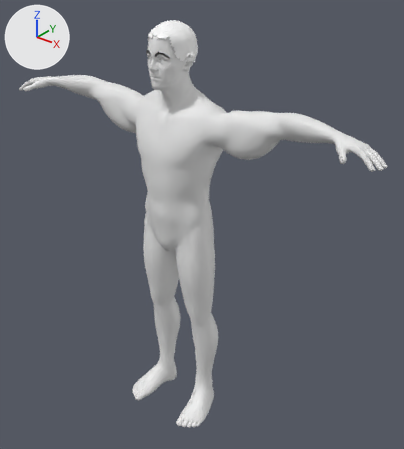
The glTF model src/assets/source/parts/body_realistic.glb: old version first, new version second.
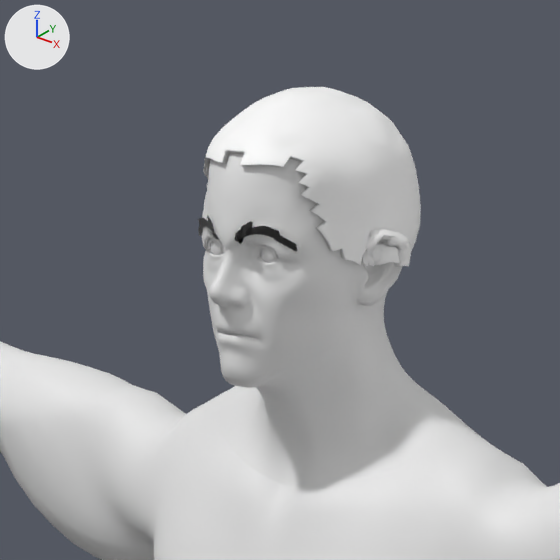
Old and new are each drawn whole from a camera (50 mm lens) standing at (1.476, -1.694, 2.042) and looking at (0.08, 0.051, 0.96) and again close up on the part from 25% to 57% of the width and 0% to 29% of the height. The axes (+X, +Y, +Z) are drawn at upper left. The lights are the same throughout. The first two pictures are the older version. Vertices at exactly the same position are counted once.

Objects in the first close-up: 'Body', 'Head', 'brow_cards', 'eye_L', 'eye_R', 'hair_shells'.
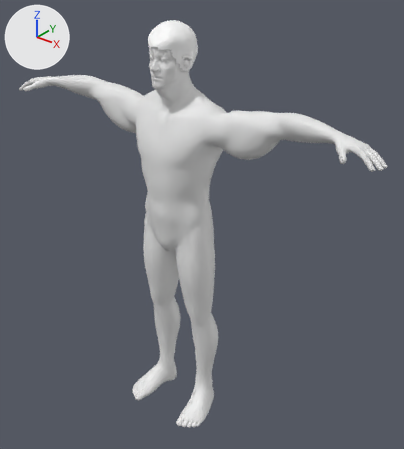
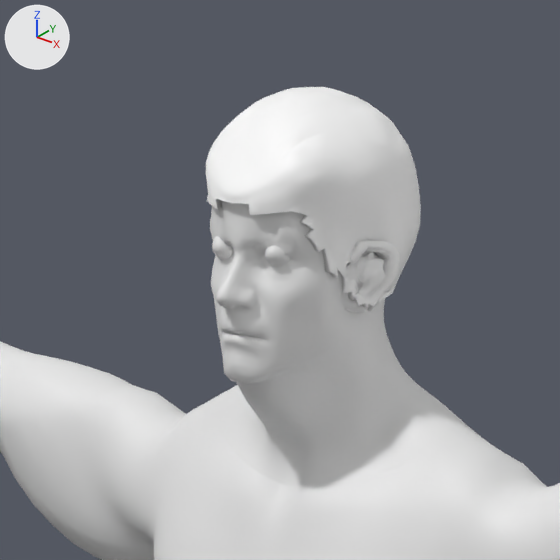
Changed parts and their boxes (x1, y1, x2, y2) in the close-ups (560 x 560 px; the box of a moved part takes in the faces that stretch with it):
'Head', reshaped
    before: (201, 153, 465, 487)
    after: (210, 200, 465, 487)
'hair_shells', reshaped (26% taller)
    before: (203, 87, 421, 266)
    after: (206, 87, 421, 312)
'brow_cards', no longer drawn
    before: (198, 215, 297, 251)
'eye_L', rescaled
    before: (261, 248, 278, 263)
    after: (265, 246, 290, 267)
'eye_R', moved, rescaled
    before: (210, 241, 224, 255)
    after: (212, 236, 234, 260)
part 1 of me_geo_body_male_realistic_002, moved or reshaped
    before: (201, 153, 403, 451)
    after: (210, 200, 385, 451)
part 4 of me_hair_shells, moved or reshaped
    before: (203, 103, 412, 266)
    after: (206, 104, 412, 312)

Diff of the bpy script that builds the scene:
```diff
--- a/src/assets/source/parts/body_realistic.glb.py
+++ b/src/assets/source/parts/body_realistic.glb.py
@@ me_geo_body_male_realistic_002 @@
 # used by ob_head; location = (0.0, 0.0, 0.0)
-me_geo_body_male_realistic_002.from_pydata(...)  # 4596 vertices, 9154 faces; spans x -0.131..0.133, y -0.162..0.08, z 1.473..1.81
+me_geo_body_male_realistic_002.from_pydata(...)  # 4596 vertices, 9154 faces; spans x -0.131..0.133, y -0.156..0.08, z 1.473..1.81
+# me_geo_body_male_realistic_002 part 1: 3709 of 4596 vertices moved; they spanned x -0.099..0.101, y -0.162..0.015, z 1.512..1.799 and now span x -0.089..0.093, y -0.156..0.014, z 1.513..1.793; mean shift (0.001, 0.003, -0.003); largest move (0.001, -0.097, 1.567) -> (0.002, -0.129, 1.578)
@@ me_geo_body_male_realistic_eye_l_001 @@
 # used by ob_eye_l; location = (0.0, 0.0, 0.0)
-me_geo_body_male_realistic_eye_l_001.from_pydata(...)  # 946 vertices, 1888 faces; spans x 0.0142..0.0481, y -0.126..-0.0921, z 1.6711..1.7051
+me_geo_body_male_realistic_eye_l_001.from_pydata(...)  # 946 vertices, 1888 faces; spans x 0.019..0.0434, y -0.1215..-0.0972, z 1.6759..1.7003
+# me_geo_body_male_realistic_eye_l_001 part 2: the whole mesh is scaled about its middle by 0.72, then moved by (0.0, -0.0003, 0.0)
@@ me_geo_body_male_realistic_eye_r_001 @@
 # used by ob_eye_r; location = (0.0, 0.0, 0.0)
-me_geo_body_male_realistic_eye_r_001.from_pydata(...)  # 946 vertices, 1888 faces; spans x -0.0455..-0.0116, y -0.126..-0.0921, z 1.6711..1.7051
+me_geo_body_male_realistic_eye_r_001.from_pydata(...)  # 946 vertices, 1888 faces; spans x -0.0408..-0.0164, y -0.1241..-0.0998, z 1.6759..1.7004
+# me_geo_body_male_realistic_eye_r_001 part 3: the whole mesh is scaled about its middle by 0.72, then moved by (0.0, -0.0029, 0.0)
@@ me_hair_shells @@
 # used by ob_hair_shells; location = (0.0, 0.0, 0.0)
-me_hair_shells.from_pydata(...)  # 6700 vertices, 12100 faces; spans x -0.104..0.106, y -0.133..0.068, z 1.669..1.815
+me_hair_shells.from_pydata(...)  # 9910 vertices, 18420 faces; spans x -0.094..0.098, y -0.134..0.068, z 1.633..1.815
+# me_hair_shells part 4: 23 vertices moved within x -0.083..0.085, y -0.091..0.017, z 1.671..1.78; 4337 vertices removed from x -0.104..0.106, y -0.133..0.022, z 1.669..1.804; 7547 vertices added at x -0.094..0.098, y -0.134..0.051, z 1.633..1.798
+# other edits to the shape of me_hair_shells do not show in these pictures
 me_hair_shells.materials.append(mat_defaultmaterial)
@@ ob_brow_cards @@
-ob_brow_cards = bpy.data.objects.new('brow_cards', me_brow_cards)
+ob_brow_cards = bpy.data.objects.new('brow_cards', None)
 ob_brow_cards.location = (0.0, 0.0, 0.0)
```
